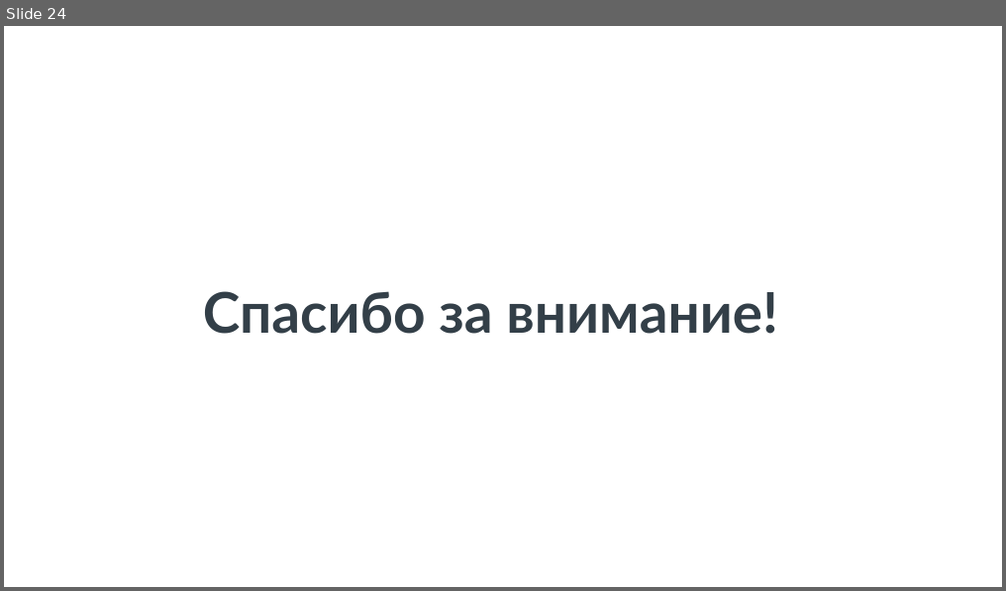
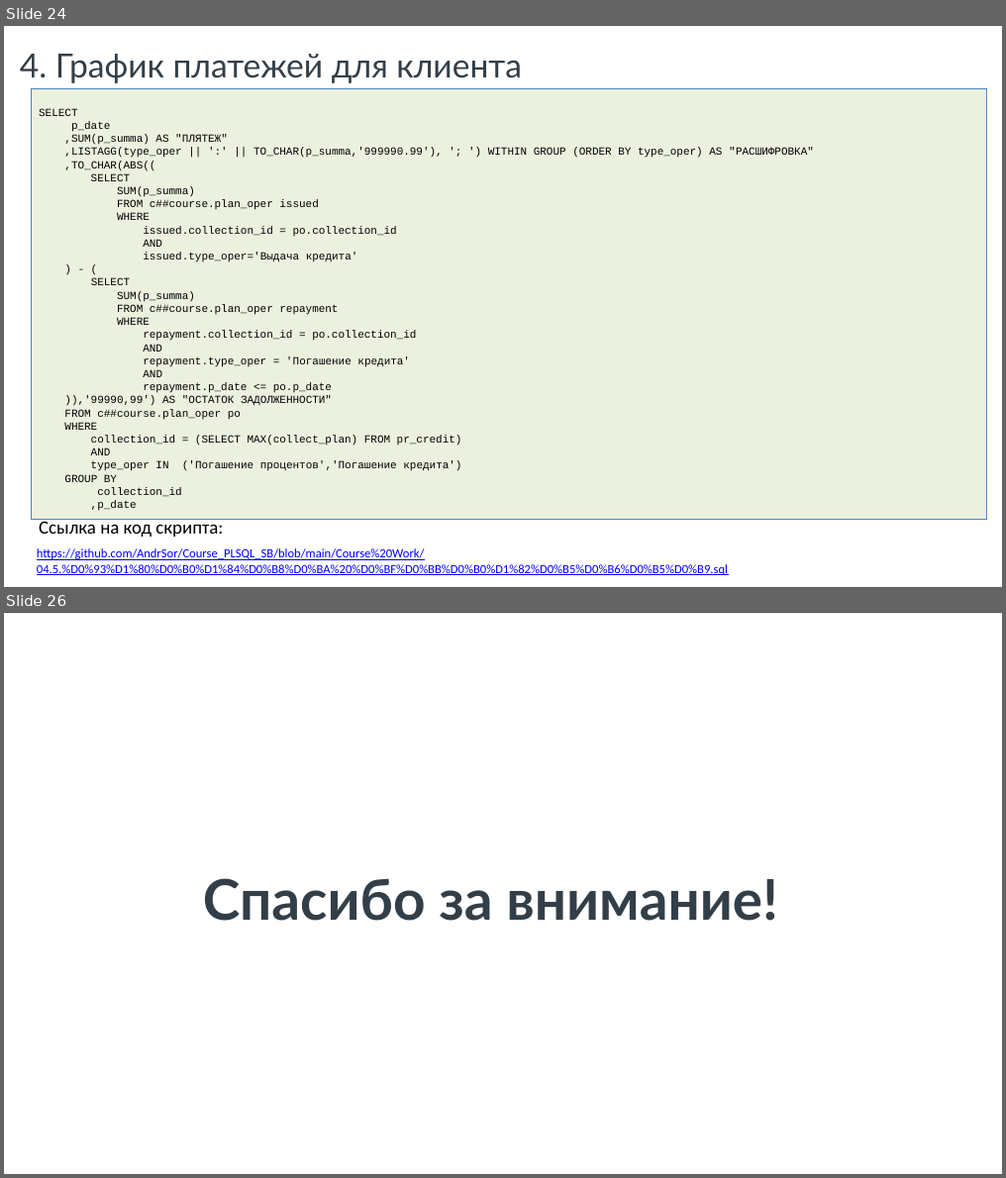
Before and after one commit to AndrSor/Course_PLSQL_SB, a slide deck: Course Work/Презентация курсовой работы - Сороколат Анлрей.pptx. Shown one above the other, each under a label of ours: slide 24 before the commit, slides 24 and 26 after it; the slides between them are not shown. The pictures are 1006x591 and 1006x1178 pixels, drawn with LibreOffice and Linux fonts; fonts in the diff are those of the drawing; background and template pictures are left out. Boxes give left, top, right and bottom in pixels: in the first picture for what was removed or moved away, otherwise in the second. Text is boxed around its words. In the diff, an @@ line names an element or a change of style, - is before the commit and + after.

```diff
--- a/Course Work/Презентация курсовой работы - Сороколат Анлрей.pptx
+++ b/Course Work/Презентация курсовой работы - Сороколат Анлрей.pptx
@@ slide 24 added at [4,26,1002,587], background #FFFFFF @@
@@ text added at [20,54,522,83], 32 pt, text #333F48 @@
+4. График платежей для клиента
@@ rectangle added at [32,89,987,520], fill #EBF1DE, outline #4F81BD 0.75 pt, 10.5 pt, text #000000 @@
+SELECT
+p_date
+,SUM(p_summa) AS "ПЛЯТЕЖ"
+,LISTAGG(type_oper || ':' || TO_CHAR(p_summa,'999990.99'), '; ') WITHIN GROUP (ORDER BY type_oper) AS "РАСШИФРОВКА"
+,TO_CHAR(ABS((
+SELECT
+SUM(p_summa)
+FROM c##course.plan_oper issued
+WHERE
+issued.collection_id = po.collection_id
+AND
+issued.type_oper='Выдача кредита'
+) - (
+SELECT
+SUM(p_summa)
+FROM c##course.plan_oper repayment
+WHERE
+repayment.collection_id = po.collection_id
+AND
+repayment.type_oper = 'Погашение кредита'
+AND
+repayment.p_date <= po.p_date
+)),'99990,99') AS "ОСТАТОК ЗАДОЛЖЕННОСТИ"
+FROM c##course.plan_oper po
+WHERE
+collection_id = (SELECT MAX(collect_plan) FROM pr_credit)
+AND
+type_oper IN ('Погашение процентов','Погашение кредита')
+GROUP BY
+collection_id
+,p_date
@@ text added at [39,519,223,537], 18 pt, text #000000 @@
+Ссылка на код скрипта:
@@ text added at [37,549,728,575], 12 pt, text #0000FF, underline @@
+https://github.com/AndrSor/Course_PLSQL_SB/blob/main/Course%20Work/04.5.%D0%93%D1%80%D0%B0%D1%84%D0%B8%D0%BA%20%D0%BF%D0%BB%D0%B0%D1%82%D0%B5%D0%B6%D0%B5%D0%B9.sql
@@ page number added at [757,547,982,576], 12 pt, text #FFFFFF @@
+24
@@ what was slide 24 is now slide 26 @@
```
Also in this commit, not shown: 1 other slide added.
